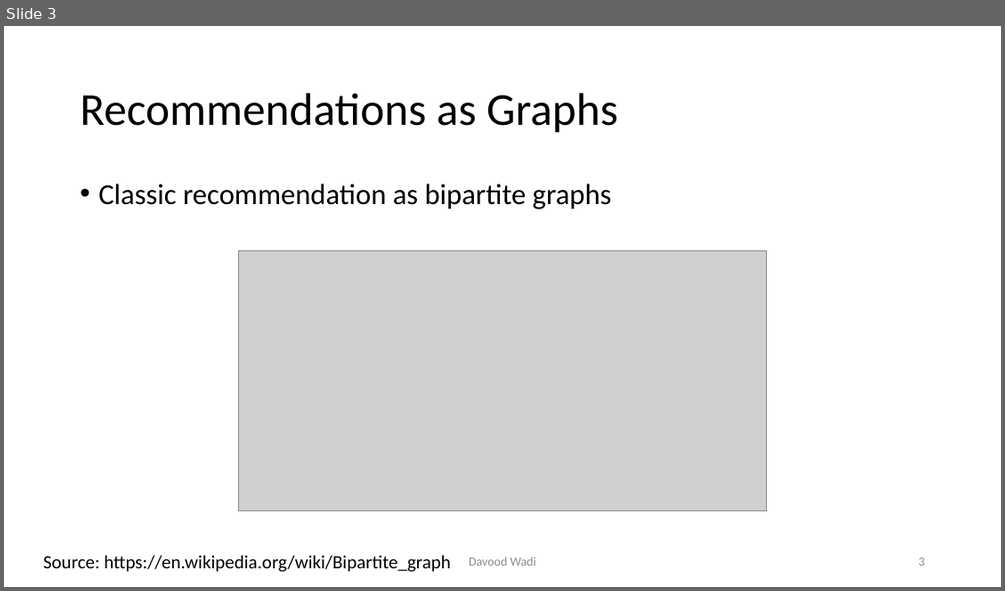
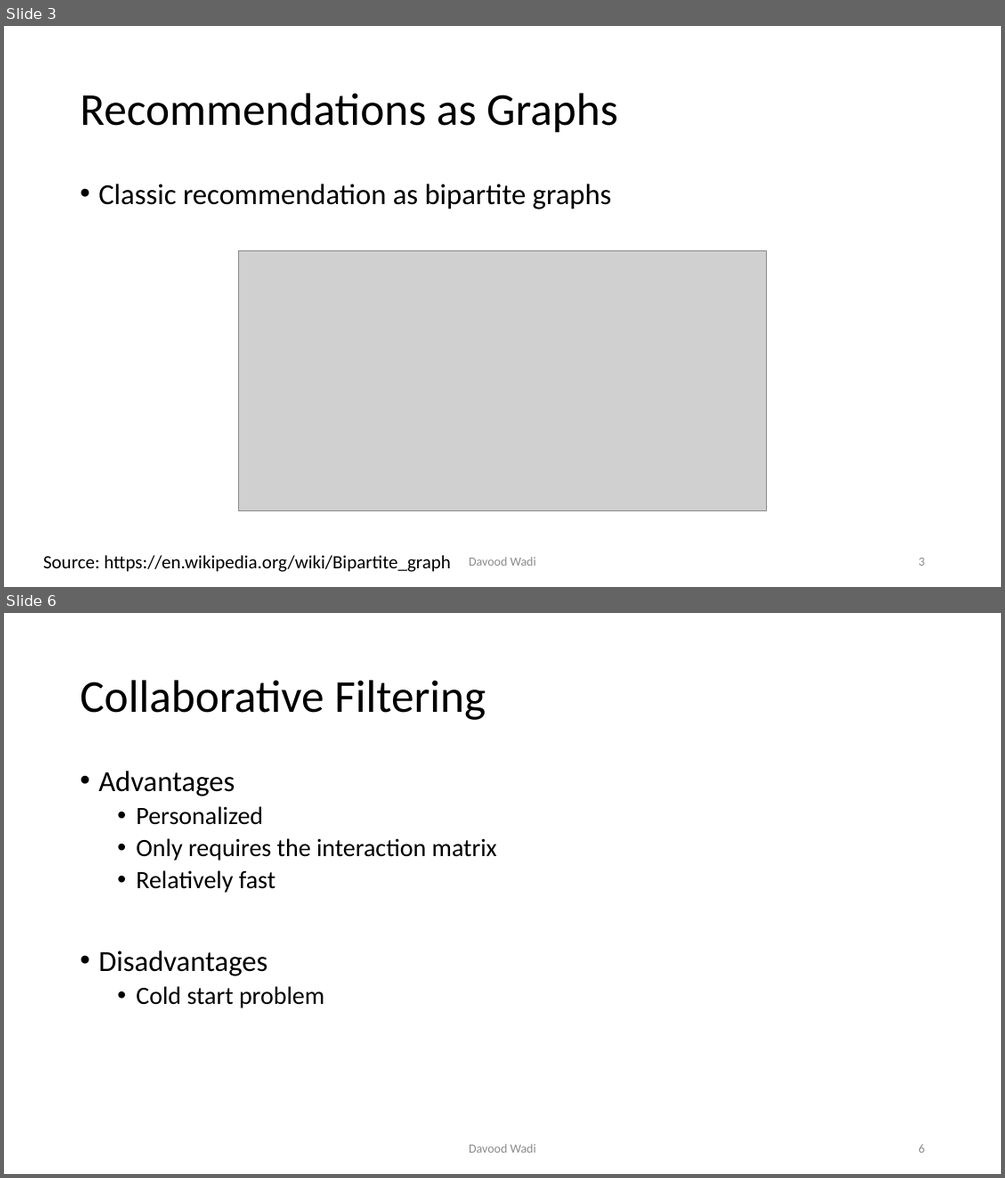
Before and after one commit to davoodwadi/davoodwadi.github.io, a slide deck: RS/RS_slides.pptx. Shown one above the other, each under a label of ours: slide 3 before the commit, slides 3 and 6 after it; the slides between them are not shown. The pictures are 1005x591 and 1005x1178 pixels, drawn with LibreOffice and Linux fonts; fonts in the diff are those of the drawing; grey boxes stand for pictures; background and template pictures are left out. Boxes give left, top, right and bottom in pixels: in the first picture for what was removed or moved away, otherwise in the second. Text is boxed around its words. In the diff, an @@ line names an element or a change of style, - is before the commit and + after.

```diff
--- a/RS/RS_slides.pptx
+++ b/RS/RS_slides.pptx
@@ slide 6 added at [4, 613, 1001, 1174], background #FFFFFF @@
@@ title added at [80, 680, 485, 720], 44 pt, text #000000 @@
+Collaborative Filtering
@@ text added at [98, 771, 497, 1008], 24 pt, text #000000 @@
+• Advantages
+  • Personalized
+  • Only requires the interaction matrix
+  • Relatively fast
+• Disadvantages
+  • Cold start problem
@@ text added at [469, 1143, 536, 1152], 12 pt, text #8C8C8C @@
+Davood Wadi
@@ page number added at [918, 1144, 924, 1152], 12 pt, text #8C8C8C @@
+6
```
Also in this commit, not shown: 2 slides changed, 3 other slides added, 1 other file.
